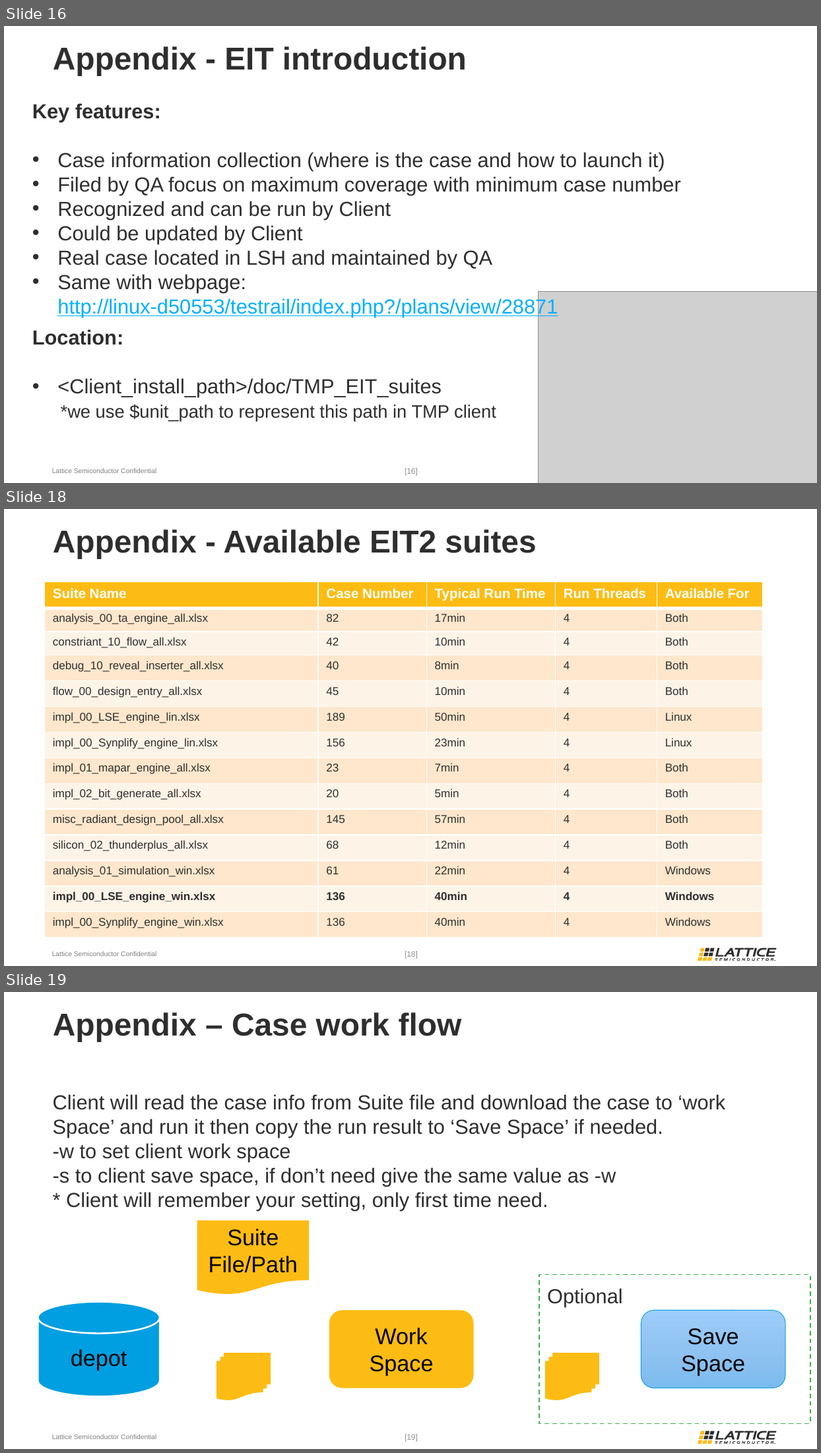
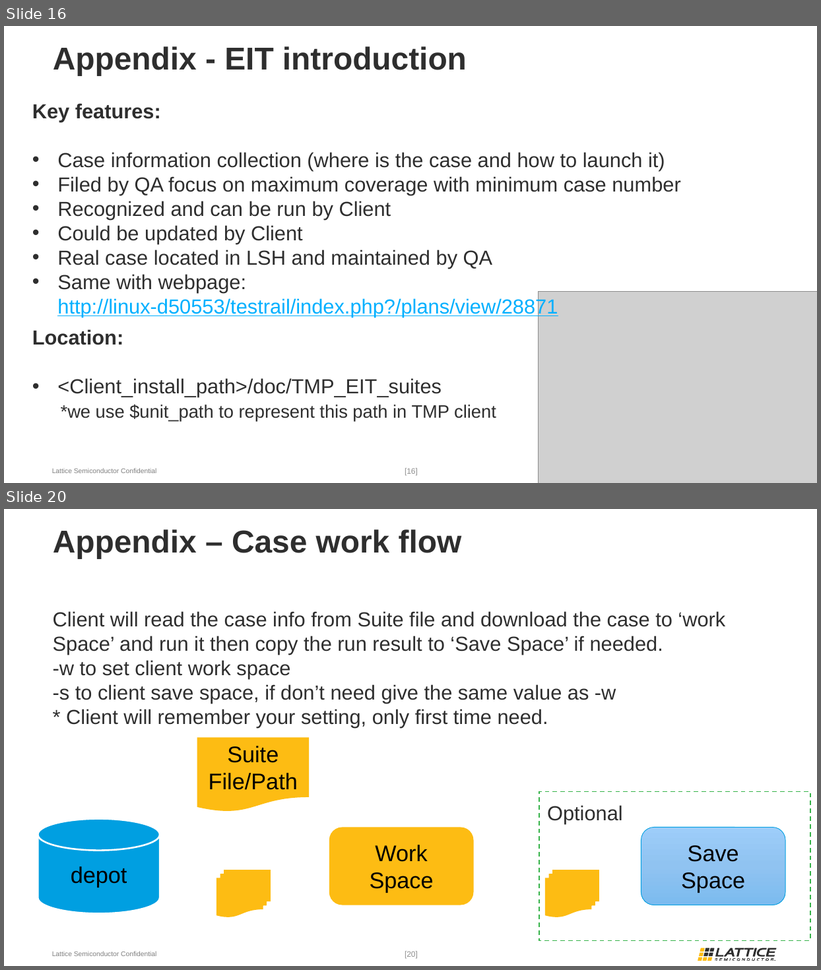
Before and after one commit to wanghengquan/repository, a slide deck: tmp_client/doc/TMP_EIT_suites/Local_EIT_run_LSV2.pptx. Shown one above the other, each under a label of ours: slides 16, 18 and 19 before the commit, slides 16 and 20 after it; the slides between them are not shown. The pictures are 821x1453 and 821x970 pixels, drawn with LibreOffice and Linux fonts; fonts in the diff are those of the drawing; grey boxes stand for pictures; background and template pictures are left out. Boxes give left, top, right and bottom in pixels: in the first picture for what was removed or moved away, otherwise in the second. Text is boxed around its words. In the diff, an @@ line names an element or a change of style, - is before the commit and + after.

Commit message:
i311--lse eit2 extra suite file added

```diff
--- a/tmp_client/doc/TMP_EIT_suites/Local_EIT_run_LSV2.pptx
+++ b/tmp_client/doc/TMP_EIT_suites/Local_EIT_run_LSV2.pptx
@@ slide 18 removed at (x1=4, y1=509, x2=817, y2=966), background #FFFFFF; not listed: 33 template elements that a slide beside it also shows @@
@@ title removed at (x1=53, y1=529, x2=536, y2=559) @@
-Appendix - Available EIT2 suites
@@ table removed at (x1=45, y1=582, x2=762, y2=938), 14 rows, 5 columns @@
-Suite Name | Case Number | Typical Run Time | Run Threads | Available For
-analysis_00_ta_engine_all.xlsx | 82 | 17min | 4 | Both
-constriant_10_flow_all.xlsx | 42 | 10min | 4 | Both
-debug_10_reveal_inserter_all.xlsx | 40 | 8min | 4 | Both
-flow_00_design_entry_all.xlsx | 45 | 10min | 4 | Both
-impl_00_LSE_engine_lin.xlsx | 189 | 50min | 4 | Linux
-impl_00_Synplify_engine_lin.xlsx | 156 | 23min | 4 | Linux
-impl_01_mapar_engine_all.xlsx | 23 | 7min | 4 | Both
-impl_02_bit_generate_all.xlsx | 20 | 5min | 4 | Both
-misc_radiant_design_pool_all.xlsx | 145 | 57min | 4 | Both
-silicon_02_thunderplus_all.xlsx | 68 | 12min | 4 | Both
-analysis_01_simulation_win.xlsx | 61 | 22min | 4 | Windows
-impl_00_LSE_engine_win.xlsx | 136 | 40min | 4 | Windows
-impl_00_Synplify_engine_win.xlsx | 136 | 40min | 4 | Windows
@@ what was slide 19 is now slide 20 @@
@@ page number at (x1=405, y1=951, x2=418, y2=958): text changed @@
-[19]
+[20]
```
Also in this commit, not shown: 1 slide changed, 2 slides added, 7 other files.
